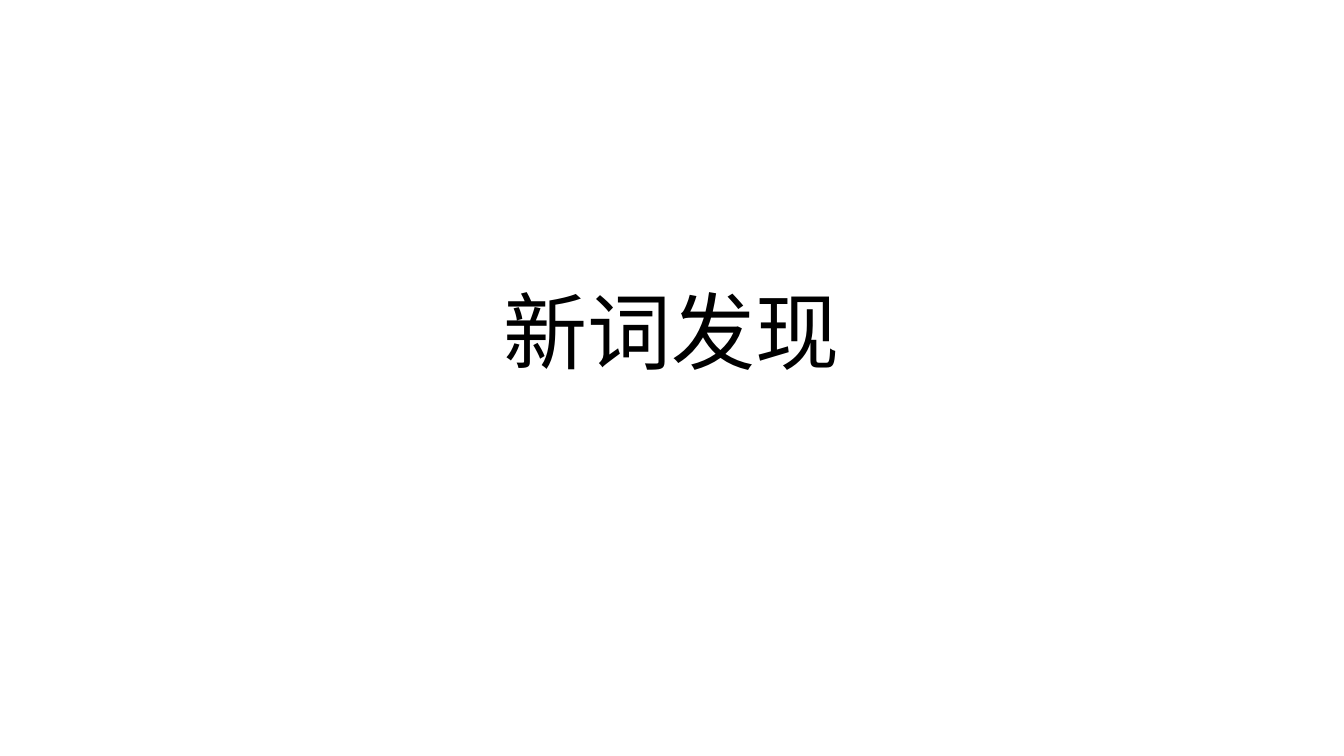
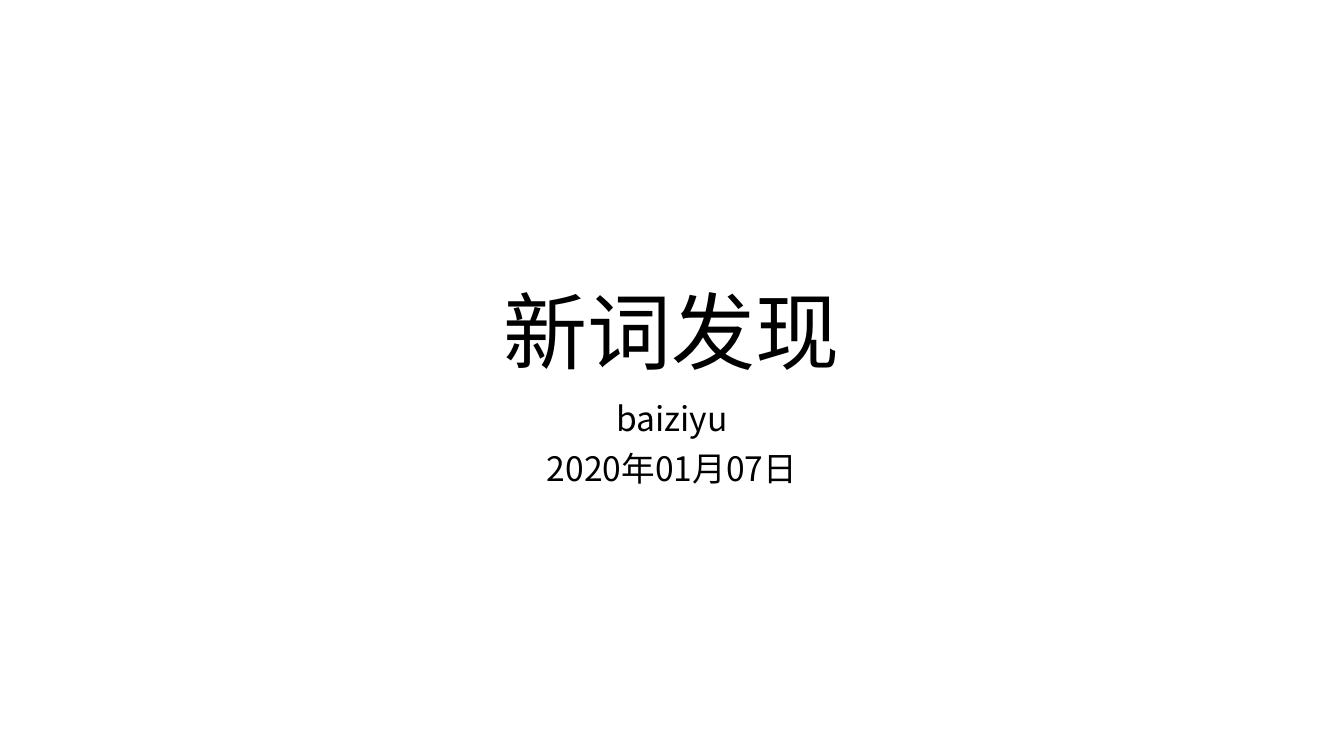
Before and after one commit to panda2019-ai/information_extraction, a slide deck: slide 1 of doc/信息抽取.pptx. Drawn at 1344x756 pixels with LibreOffice and Linux fonts; fonts in the diff are those of the drawing. Boxes give left, top, right and bottom in pixels: in the first picture for what was removed or moved away, otherwise in the second. Text is boxed around its words. In the diff, an @@ line names an element or a change of style, - is before the commit and + after.

```diff
--- a/doc/信息抽取.pptx
+++ b/doc/信息抽取.pptx
@@ subtitle added at (x1=547, y1=404, x2=797, y2=484), 24 pt, text #000000 @@
+baiziyu
+2020年01月07日
```
Also in this commit, not shown: 1 other file.
